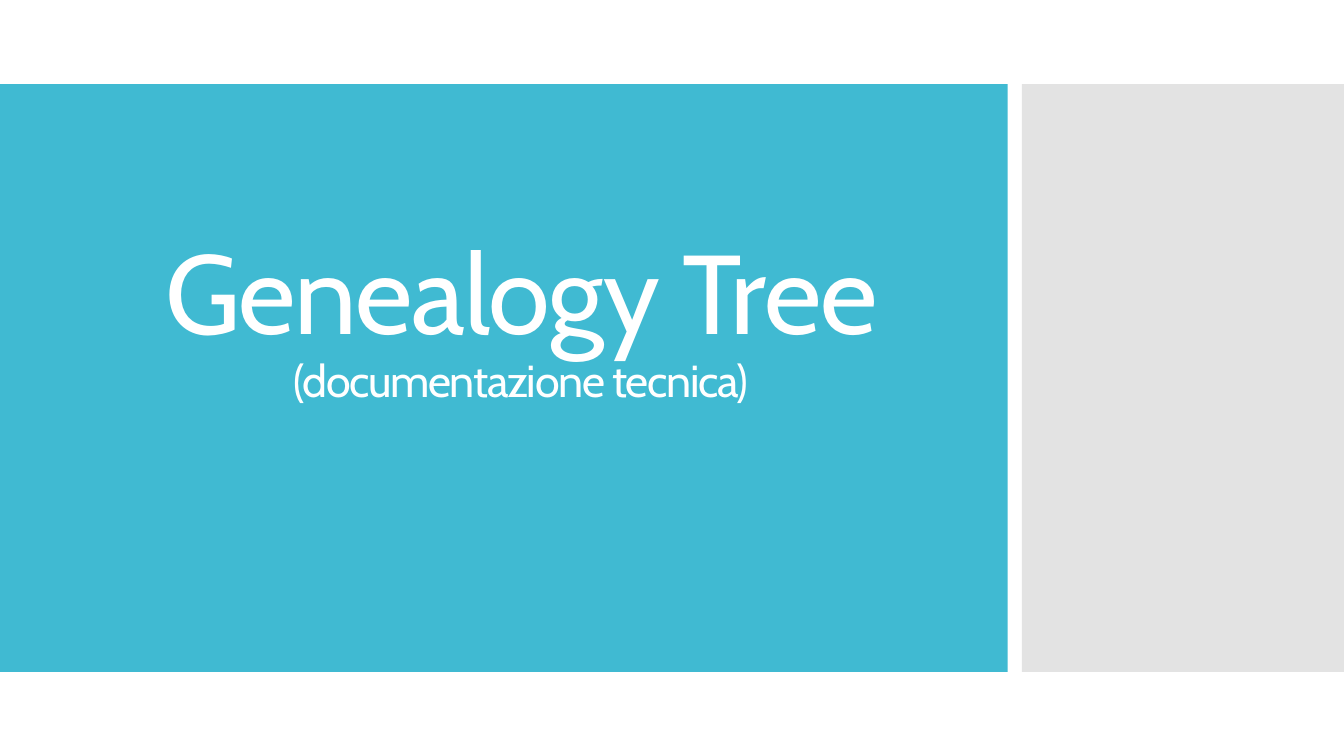
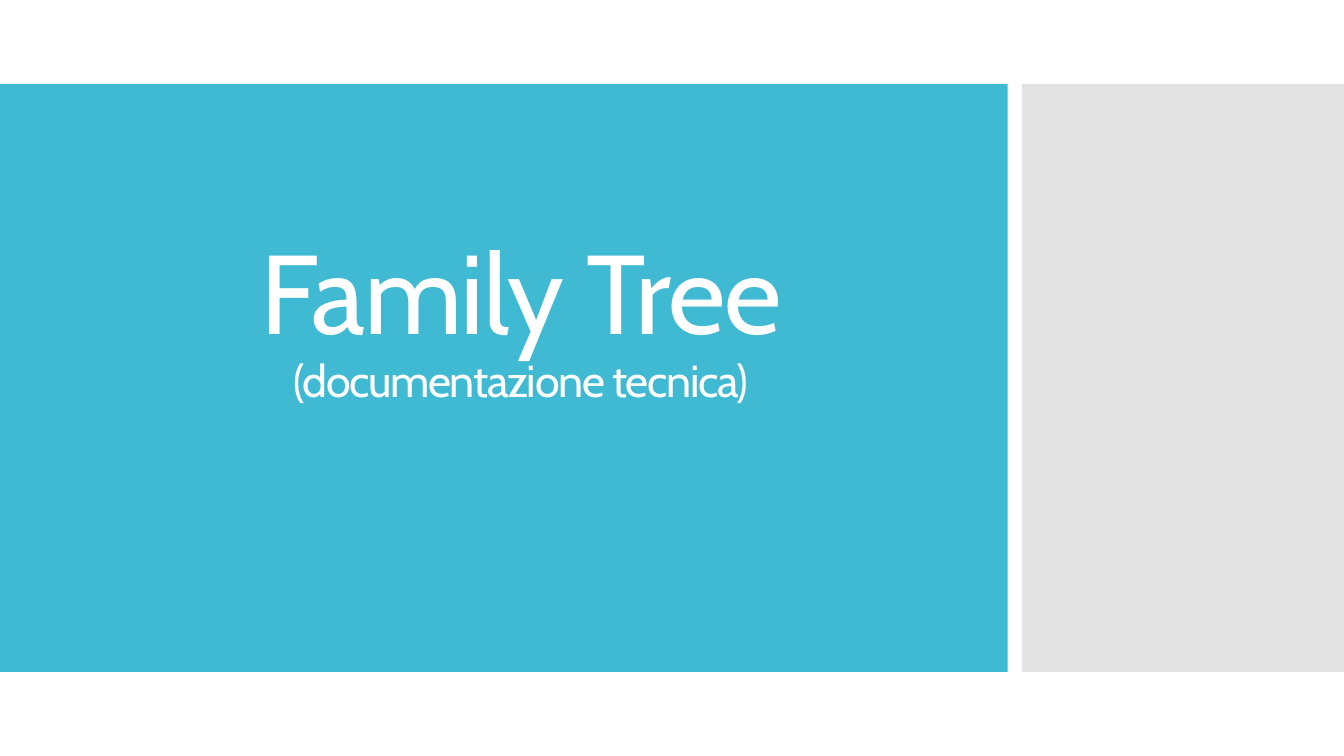
Before and after one commit to francar93/genealogytree, a slide deck: slide 1 of Presentazione idw.pptx. Drawn at 1344x756 pixels with LibreOffice and Linux fonts; fonts in the diff are those of the drawing. Boxes give left, top, right and bottom in pixels: in the first picture for what was removed or moved away, otherwise in the second. Text is boxed around its words. In the diff, an @@ line names an element or a change of style, - is before the commit and + after.

Commit message:
piccolo fix presentazione

```diff
--- a/Presentazione idw.pptx
+++ b/Presentazione idw.pptx
@@ title at [261,250,782,403]: text changed @@
-Genealogy Tree
-(documentazione tecnica)
+Family Tree
+(documentazione tecnica)
```
Also in this commit, not shown: 1 other file.
